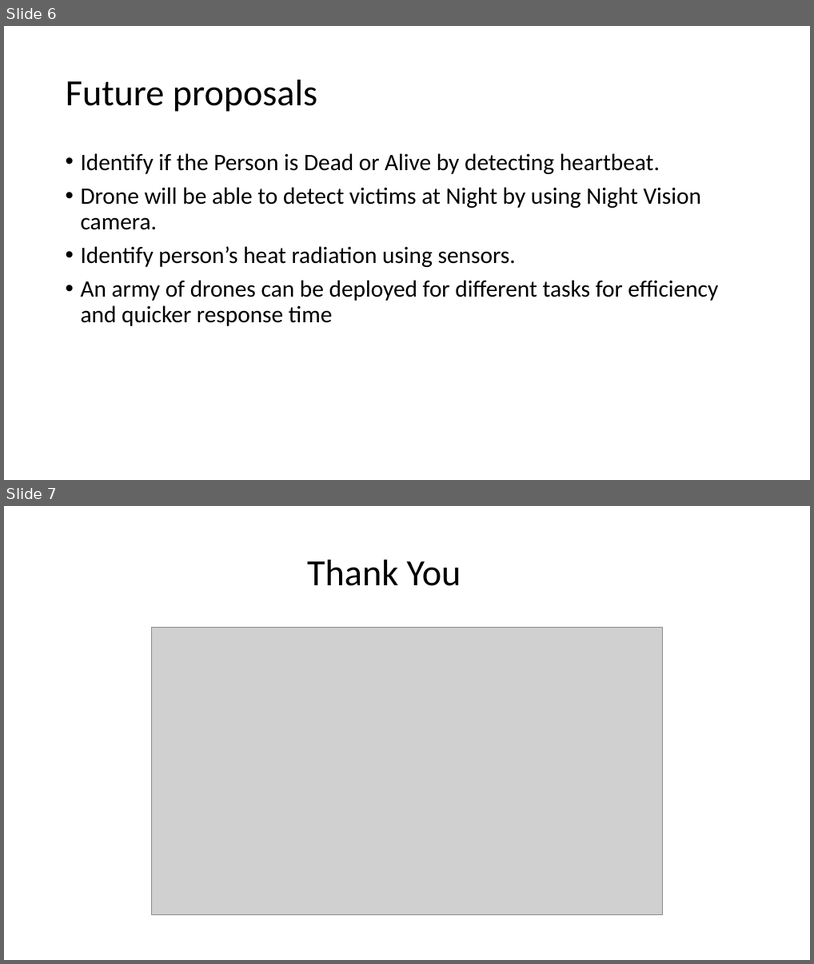
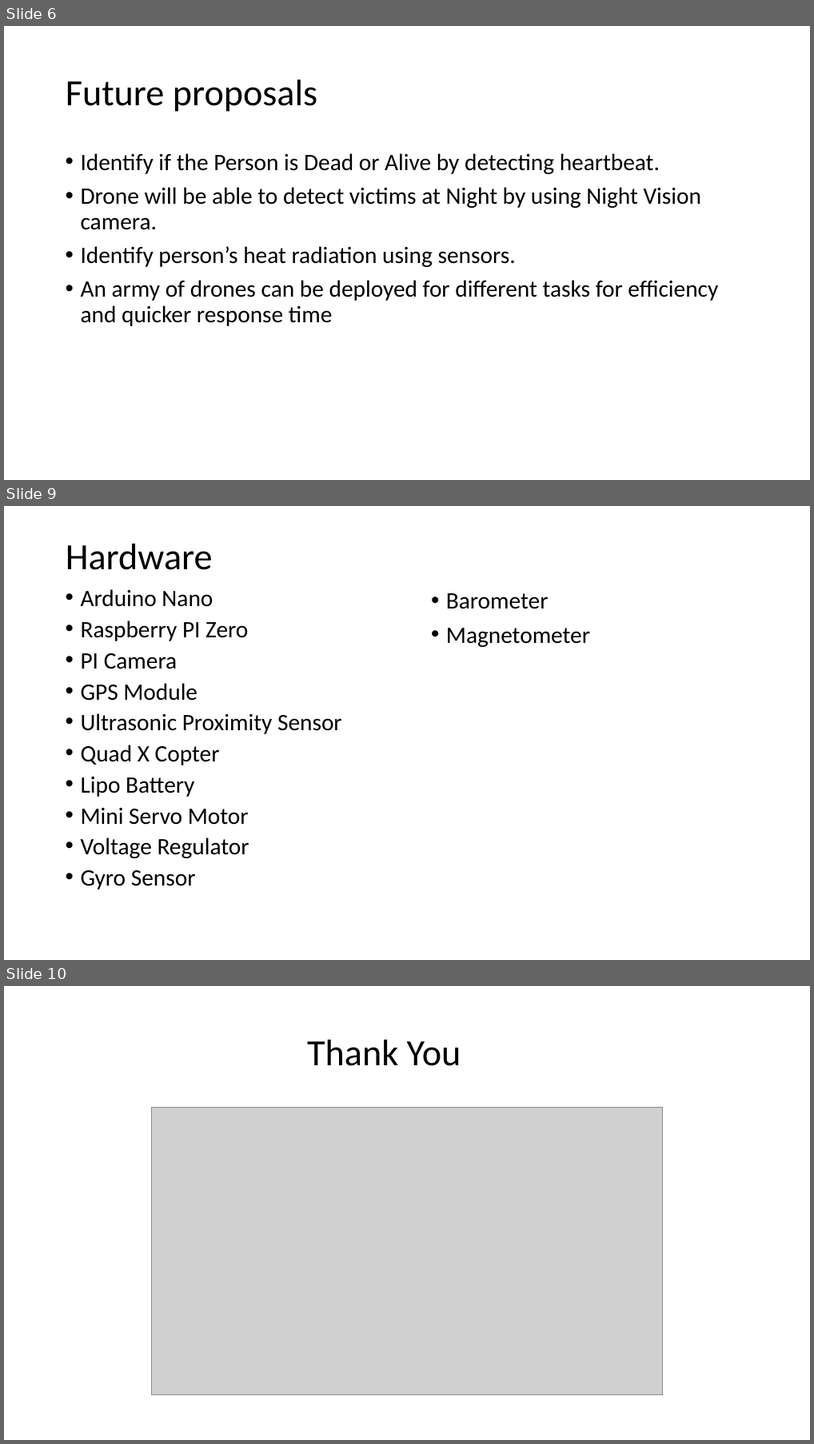
Before and after one commit to technicalrescuers/rescue_bots, a slide deck: RescueBots.ppt. Shown one above the other, each under a label of ours: slides 6 and 7 before the commit, slides 6, 9 and 10 after it; the slides between them are not shown. The pictures are 814x964 and 814x1444 pixels, drawn with LibreOffice and Linux fonts; fonts in the diff are those of the drawing; grey boxes stand for pictures. Boxes give left, top, right and bottom in pixels: in the first picture for what was removed or moved away, otherwise in the second. Text is boxed around its words. In the diff, an @@ line names an element or a change of style, - is before the commit and + after.

```diff
--- a/RescueBots.ppt
+++ b/RescueBots.ppt
@@ slide 9 added at (4, 506, 810, 960), background #FFFFFF @@
@@ title added at (66, 544, 213, 570), 44 pt, text #000000 @@
+Hardware
@@ text added at (81, 589, 342, 889), 28 pt, text #000000 @@
+• Arduino Nano
+• Raspberry PI Zero
+• PI Camera
+• GPS Module
+• Ultrasonic Proximity Sensor
+• Quad X Copter
+• Lipo Battery
+• Mini Servo Motor
+• Voltage Regulator
+• Gyro Sensor
@@ text added at (446, 593, 590, 647), 28 pt, text #000000 @@
+• Barometer
+• Magnetometer
@@ what was slide 7 is now slide 10 @@
```
Also in this commit, not shown: 2 other slides added.
